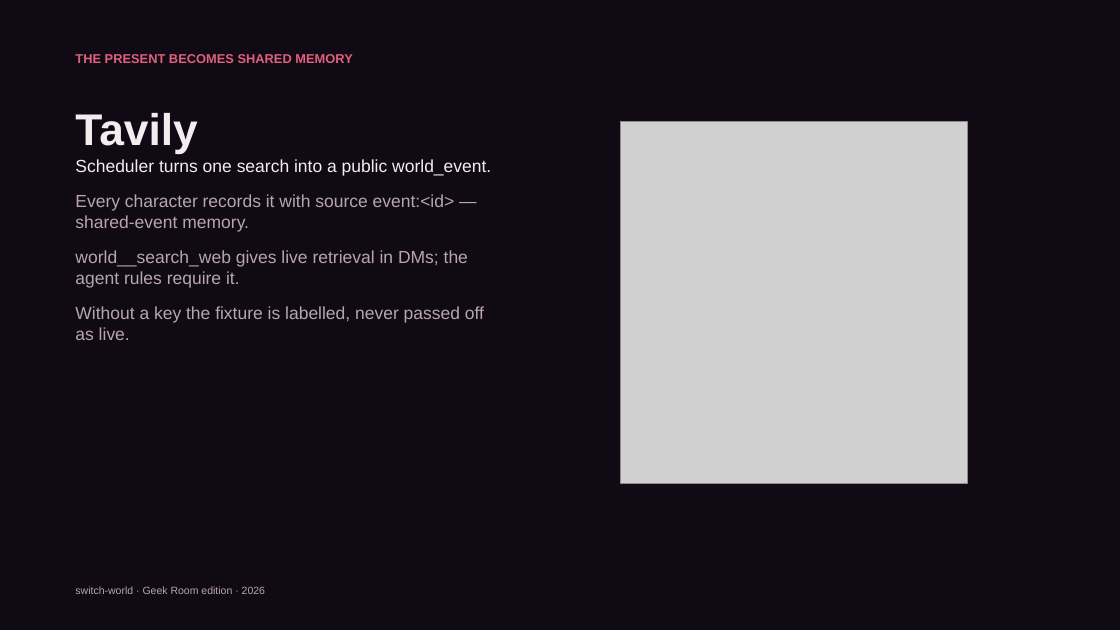
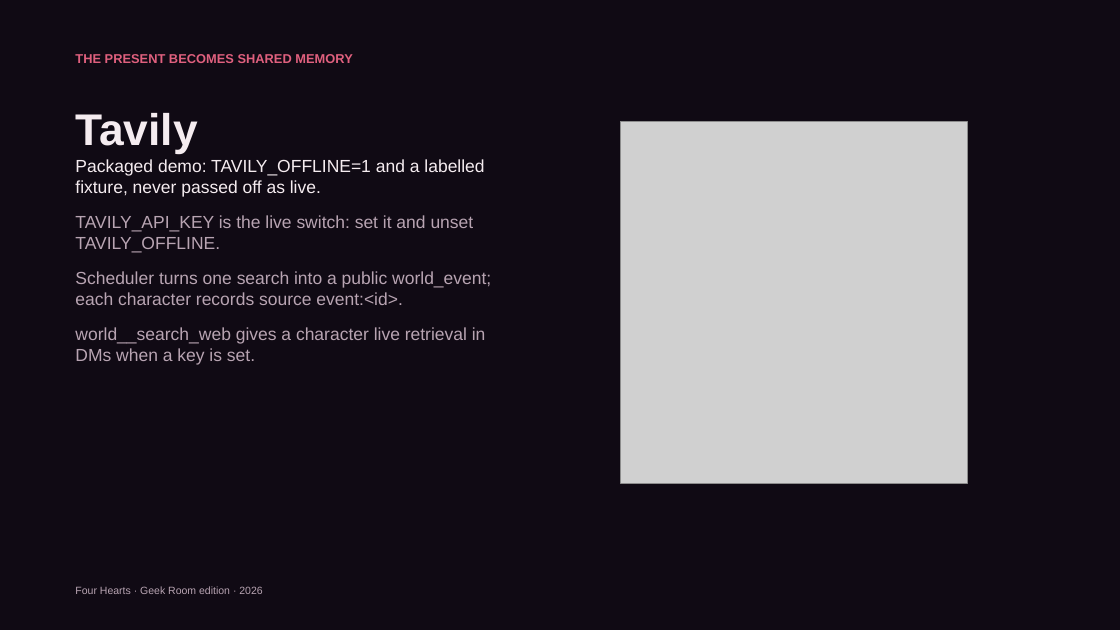
Before and after one commit to charlot3/switch-world, a slide deck: slide 7 of docs/switch-world-geekroom-pitch.pptx. Drawn at 1120x630 pixels with LibreOffice and Linux fonts; fonts in the diff are those of the drawing; grey boxes stand for pictures. Boxes give left, top, right and bottom in pixels: in the first picture for what was removed or moved away, otherwise in the second. Text is boxed around its words. In the diff, an @@ line names an element or a change of style, - is before the commit and + after.

```diff
--- a/docs/switch-world-geekroom-pitch.pptx
+++ b/docs/switch-world-geekroom-pitch.pptx
@@ text at [75,159,491,365]: text changed @@
-Scheduler turns one search into a public world_event.
-Every character records it with source event:<id> — shared-event memory.
-world__search_web gives live retrieval in DMs; the agent rules require it.
-Without a key the fixture is labelled, never passed off as live.
+Packaged demo: TAVILY_OFFLINE=1 and a labelled fixture, never passed off as live.
+TAVILY_API_KEY is the live switch: set it and unset TAVILY_OFFLINE.
+Scheduler turns one search into a public world_event; each character records source event:<id>.
+world__search_web gives a character live retrieval in DMs when a key is set.
@@ text at [75,586,262,594]: text changed @@
-switch-world · Geek Room edition · 2026
+Four Hearts · Geek Room edition · 2026
```
Also in this commit, not shown: 9 other slides changed, 21 other files.
